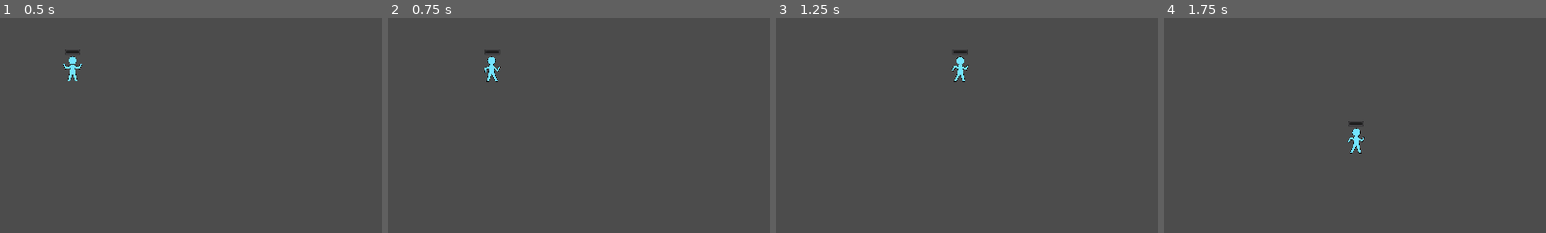
Above: before the commit, frames 1-4 (left to right).
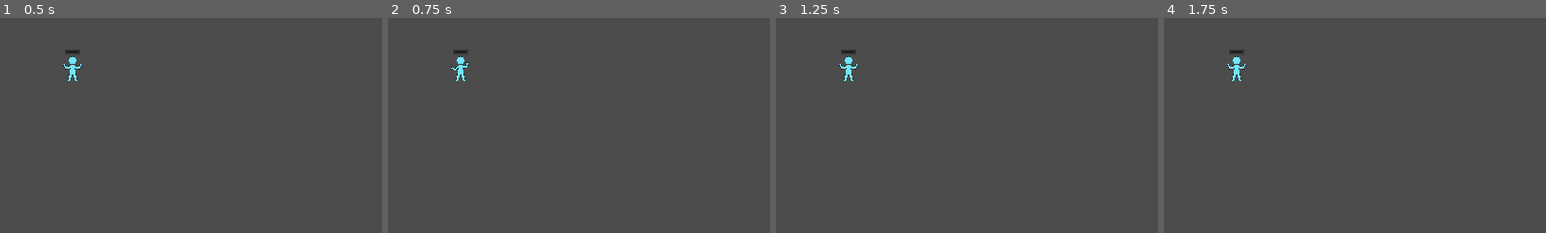
Above: after the commit, the same moments.

Repository: Reituag/DiscoBowl
Game: Godot game, scene res://Sources/Main.tscn
Two runs of this game, one before a commit and one after it. Both use one fixed random seed, a clock stepped at 60 frames per second and the inputs below.
Inputs (mouse positions are % of the whole screen's width and height, from its top left):
- Up to frame 1 (0.5 s): no input
- Up to frame 2 (0.75 s): move the mouse to (72, 45) at 0.52 s; hold Right (ui_right) from 0.53 s (still down)
- Up to frame 3 (1.25 s): keep holding Right (ui_right)
- Up to frame 4 (1.75 s): move the mouse to (30, 55) at 1.27 s; release Right (ui_right) at 1.28 s; hold Down (ui_down) from 1.28 s (still down)
The pictures show only the part of the screen within x 16-66%, y 13-63%; the shares and areas given below are measured in that part.

Frame 1 is identical in both runs. In frame 2, 0.6% of the frame differs, in the area x 16-30%, y 14-30%; in frame 3, 0.6%, in the area x 16-51%, y 14-30%; in frame 4, 0.6%.

Commit message:
Movement Controller Addition
Addition of a scene and a script handling input cmd.
This way, the player code isn't related to the type of controller (keyboard or joypad) and multiple players can be managed
Addition of a resource for multiplayer controls

Diff:
--- a/Project/Sources/Character/Character.gd
+++ b/Project/Sources/Character/Character.gd
@@ -14,6 +14,9 @@
 export var start_life = 100
 var current_life
 
+# Movement controller dedicated to this character's movement
+var myController = preload("res://Sources/Character/JoypadCharacterController.tscn")
+
 signal die
 
 func _ready():
@@ -23,6 +26,11 @@
 	current_life = start_life
 	$LifeBar.max_value = start_life
 	$LifeBar.value = current_life
+	# Temporary controller configuration. This should be handled by a higher
+	# level instance as world or main
+	myController = myController.instance()
+	myController.config(0)
+	add_child(myController)
 
 func start(pos):
 	position = pos
@@ -32,28 +40,19 @@
 	#######################
 	# Movement management #
 	#######################
-	var velocity = Vector2()
-	if Input.is_action_pressed("ui_right"):
-		velocity.x += 1
-	if Input.is_action_pressed("ui_left"):
-		velocity.x -= 1
-	if Input.is_action_pressed("ui_down"):
-		velocity.y += 1
-	if Input.is_action_pressed("ui_up"):
-		velocity.y -= 1
+	var velocity = myController.get_input()
 
 	if velocity.length() > 0:
-		velocity = velocity.normalized() * speed
+		velocity = velocity * speed
 		$AnimatedSprite.play("walk")
 		$AnimatedSprite.flip_h = velocity.x < 0
 	else:
 		$AnimatedSprite.play("idle")
 
-	#Addition of velocity remaing from a hit
+	# Addition of velocity remaing from a hit
 	if not remaining_speed.is_equal_approx(Vector2.ZERO) :
 		velocity += remaining_speed*speed
 		remaining_speed = remaining_speed*damping_factor
-#		print(delta)
 
 	move_and_slide(velocity)
 
--- /dev/null
+++ b/Project/Sources/Character/JoypadCharacterController.gd
@@ -0,0 +1,88 @@
+extends Node
+# This class allows to auto-define controls for a given joypad
+class_name JoypadCharacterController
+
+var myDevice = -1
+
+# Actions and events configuration
+func config(deviceIndex: int):
+	myDevice = deviceIndex
+
+	##########################
+	# move up : axis & d-pad #
+	##########################
+	InputMap.add_action("move_up_{n}".format({'n':myDevice}))
+	# Directionnal pad
+	var mv_up_dpad = InputEventJoypadButton.new()
+	mv_up_dpad.device = myDevice
+	mv_up_dpad.button_index = JOY_DPAD_UP
+	InputMap.action_add_event("move_up_{n}".format({'n':myDevice}), mv_up_dpad)
+	# Analog stick
+	var mv_up_axis = InputEventJoypadMotion.new()
+	mv_up_axis.device = myDevice
+	mv_up_axis.axis = JOY_AXIS_1
+	mv_up_axis.axis_value = -0.5
+	InputMap.action_add_event("move_up_{n}".format({'n':myDevice}), mv_up_axis)
+
+	############################
+	# move down : axis & d-pad #
+	############################
+	InputMap.add_action("move_down_{n}".format({'n':myDevice}))
+	# Directionnal pad
+	var mv_down_dpad = InputEventJoypadButton.new()
+	mv_down_dpad.device = myDevice
+	mv_down_dpad.button_index = JOY_DPAD_DOWN
+	InputMap.action_add_event("move_down_{n}".format({'n':myDevice}), mv_down_dpad)
+	# Analog stick
+	var mv_down_axis = InputEventJoypadMotion.new()
+	mv_down_axis.device = myDevice
+	mv_down_axis.axis = JOY_AXIS_1
+	mv_down_axis.axis_value = 0.5
+	InputMap.action_add_event("move_down_{n}".format({'n':myDevice}), mv_down_axis)
+
+	############################
+	# move left : axis & d-pad #
+	############################
+	InputMap.add_action("move_left_{n}".format({'n':myDevice}))
+	# Directionnal pad
+	var mv_left_dpad = InputEventJoypadButton.new()
+	mv_left_dpad.device = myDevice
+	mv_left_dpad.button_index = JOY_DPAD_LEFT
+	InputMap.action_add_event("move_left_{n}".format({'n':myDevice}), mv_left_dpad)
+	# Analog stick
+	var mv_left_axis = InputEventJoypadMotion.new()
+	mv_left_axis.device = myDevice
+	mv_left_axis.axis = JOY_AXIS_0
+	mv_left_axis.axis_value = -0.5
+	InputMap.action_add_event("move_left_{n}".format({'n':myDevice}), mv_left_axis)
+
+	#############################
+	# move right : axis & d-pad #
+	#############################
+	InputMap.add_action("move_right_{n}".format({'n':myDevice}))
+	# Directionnal pad
+	var mv_right_dpad = InputEventJoypadButton.new()
+	mv_right_dpad.device = myDevice
+	mv_right_dpad.button_index = JOY_DPAD_RIGHT
+	InputMap.action_add_event("move_right_{n}".format({'n':myDevice}), mv_right_dpad)
+	# Analog stick
+	var mv_right_axis = InputEventJoypadMotion.new()
+	mv_right_axis.device = myDevice
+	mv_right_axis.axis = JOY_AXIS_0
+	mv_right_axis.axis_value = 0.5
+	InputMap.action_add_event("move_right_{n}".format({'n':myDevice}), mv_right_axis)
+
+# Actions handling. This function should be called in _physic_process in the
+#  controlled character
+# Returns a normalized vector
+func get_input() -> Vector2:
+	var velocity = Vector2()
+	if Input.is_action_pressed("move_right_{n}".format({'n':myDevice})):
+		velocity.x += 1
+	if Input.is_action_pressed("move_left_{n}".format({'n':myDevice}) ):
+		velocity.x -= 1
+	if Input.is_action_pressed("move_down_{n}".format({'n':myDevice}) ):
+		velocity.y += 1
+	if Input.is_action_pressed("move_up_{n}".format({'n':myDevice})   ):
+		velocity.y -= 1
+	return velocity.normalized()
--- /dev/null
+++ b/Project/Sources/Character/JoypadCharacterController.tscn
@@ -0,0 +1,6 @@
+[gd_scene load_steps=2 format=2]
+
+[ext_resource path="res://Sources/Character/JoypadCharacterController.gd" type="Script" id=1]
+
+[node name="JoypadCharacterController" type="Node"]
+script = ExtResource( 1 )
--- a/Project/project.godot
+++ b/Project/project.godot
@@ -13,9 +13,15 @@
 "class": "Disk",
 "language": "GDScript",
 "path": "res://Sources/Disk/Disk.gd"
+}, {
+"base": "Node",
+"class": "JoypadCharacterController",
+"language": "GDScript",
+"path": "res://Sources/Character/JoypadCharacterController.gd"
 } ]
 _global_script_class_icons={
-"Disk": ""
+"Disk": "",
+"JoypadCharacterController": ""
 }
 
 [application]
@@ -28,12 +34,25 @@
 
 window/size/width=1920
 window/size/height=1080
-window/size/fullscreen=true
 window/stretch/mode="2d"
 window/stretch/aspect="keep"
 
 [input]
 
+ui_accept={
+"deadzone": 0.5,
+"events": [ Object(InputEventKey,"resource_local_to_scene":false,"resource_name":"","device":0,"alt":false,"shift":false,"control":false,"meta":false,"command":false,"pressed":false,"scancode":16777221,"unicode":0,"echo":false,"script":null)
+, Object(InputEventKey,"resource_local_to_scene":false,"resource_name":"","device":0,"alt":false,"shift":false,"control":false,"meta":false,"command":false,"pressed":false,"scancode":16777222,"unicode":0,"echo":false,"script":null)
+, Object(InputEventKey,"resource_local_to_scene":false,"resource_name":"","device":0,"alt":false,"shift":false,"control":false,"meta":false,"command":false,"pressed":false,"scancode":32,"unicode":0,"echo":false,"script":null)
+, Object(InputEventJoypadButton,"resource_local_to_scene":false,"resource_name":"","device":-1,"button_index":0,"pressure":0.0,"pressed":false,"script":null)
+ ]
+}
+ui_select={
+"deadzone": 0.5,
+"events": [ Object(InputEventKey,"resource_local_to_scene":false,"resource_name":"","device":0,"alt":false,"shift":false,"control":false,"meta":false,"command":false,"pressed":false,"scancode":32,"unicode":0,"echo":false,"script":null)
+, Object(InputEventJoypadButton,"resource_local_to_scene":false,"resource_name":"","device":-1,"button_index":3,"pressure":0.0,"pressed":false,"script":null)
+ ]
+}
 ui_cancel={
 "deadzone": 0.5,
 "events": [ Object(InputEventKey,"resource_local_to_scene":false,"resource_name":"","device":0,"alt":false,"shift":false,"control":false,"meta":false,"command":false,"pressed":false,"scancode":16777217,"unicode":0,"echo":false,"script":null)
Not shown, added: How to make a local multiplayer game - Godot Engine - Q&A.htm
Not shown, added: How to make a local multiplayer game - Godot Engine - Q&A_fichiers/bootstrap.css
Not shown, added: How to make a local multiplayer game - Godot Engine - Q&A_fichiers/bootstrap.js
Not shown, added: How to make a local multiplayer game - Godot Engine - Q&A_fichiers/dark.css
Not shown, added: How to make a local multiplayer game - Godot Engine - Q&A_fichiers/donut.css
Not shown, added: How to make a local multiplayer game - Godot Engine - Q&A_fichiers/donut.js
Not shown, added: How to make a local multiplayer game - Godot Engine - Q&A_fichiers/font-awesome.css
Not shown, added: How to make a local multiplayer game - Godot Engine - Q&A_fichiers/jquery-3.js
Not shown, added: How to make a local multiplayer game - Godot Engine - Q&A_fichiers/open-sans.css
Not shown, added: How to make a local multiplayer game - Godot Engine - Q&A_fichiers/qa-global.js
